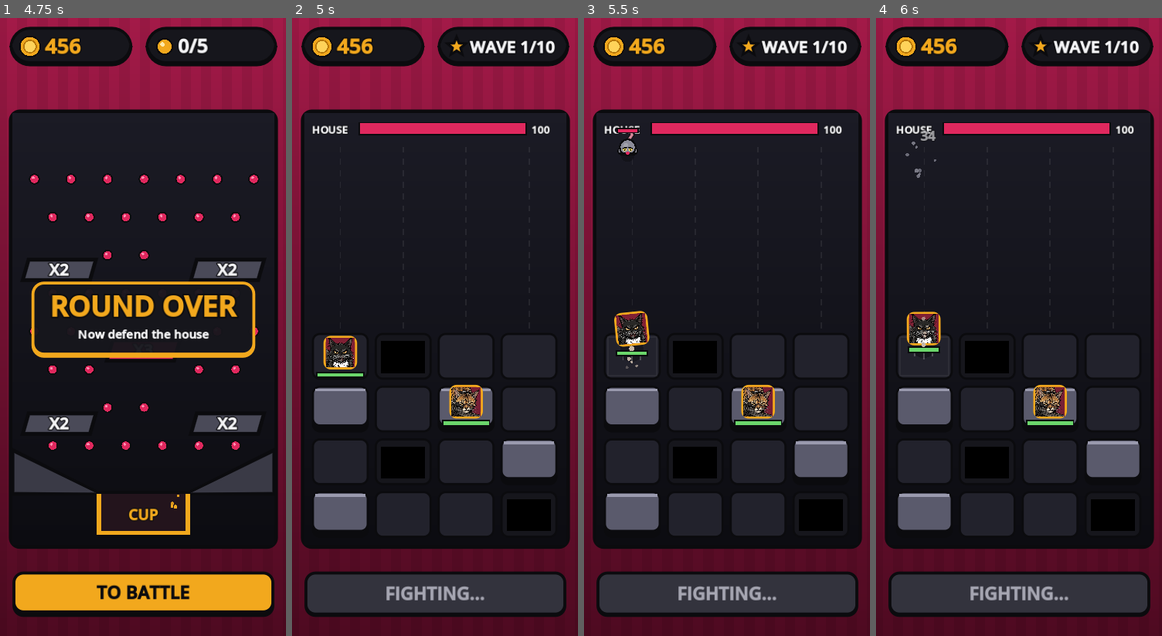
Above: before the commit, frames 1-4 (left to right).
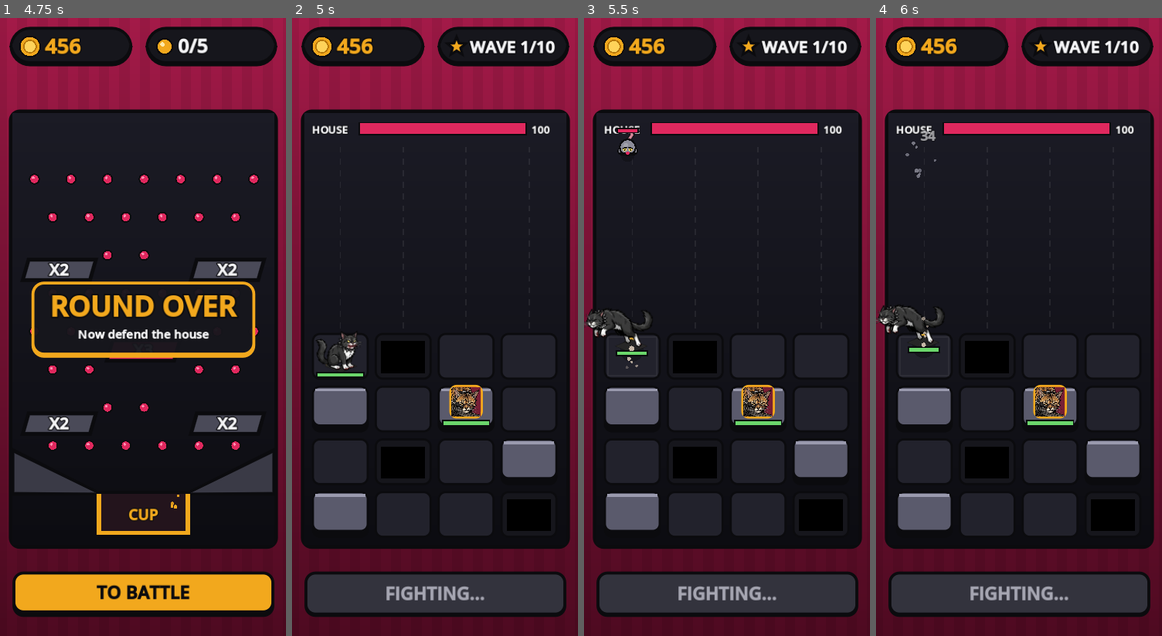
Above: after the commit, the same moments.

Repository: hdunlop310/pocket-arcade
Game: Godot game, scene res://tests/test_game.tscn
The game is run twice, just before and just after one commit, with the same random seed, the same clock (stepped at 60 frames per second) and the same inputs. This scene is started directly instead of the project's main scene.
Inputs (mouse positions are in pixels of both pictures, inside the frame that each line leads up to):
- Up to frame 1 (4.75 s): tap Enter (ui_accept) at 0.5, 0.77, 3.77 s; move the mouse to (205, 296) at 0.52 s; click (205, 296) at 0.67 s; drag from (85, 357) to (225, 271) at 1.27 s; move the mouse to (171, 191) at 2.02 s; click (171, 191) at 2.17 s; drag from (128, 450) to (225, 271) at 2.77 s; move the mouse to (228, 419) at 3.52 s; click (228, 419) at 3.67 s; drag from (57, 234) to (60, 425) at 4.27 s
- Up to frame 2 (5 s): no input
- Up to frame 3 (5.5 s): move the mouse to (741, 327) at 5.02 s; click (741, 327) at 5.17 s
- Up to frame 4 (6 s): drag from (976, 172) to (936, 425) at 5.77 s

Frame 1 is identical in both runs. In frame 2, 0.6% of the frame differs, in the area x 8-25%, y 51-57%; in frame 3, 0.8%; in frame 4, 0.8%, in the area x 0-24%, y 46-56%.

Commit message:
Macho action sprites from the owner's attack sheet
tools/extract_sheet.gd cuts an 8-frame AI sheet into an aligned atlas (flat grey background and
perch tile removed); art_src/ keeps the source sheet outside Godot's importer. Macho now draws
from games/catdrop/art/macho_anim.png: gallop frames while running, lunge, swipe/bite (alternating),
impact and landing on each attack, flipped to face the target. Cats without an atlas keep the
portrait card.

Co-Authored-By: Claude Sonnet 5.5 <noreply@anthropic.com>

Diff:
--- a/games/catdrop/battle.gd
+++ b/games/catdrop/battle.gd
@@ -52,6 +52,12 @@
 const CHARGE_GAP := 36.0            # it stops this far from the mouse it is fighting
 const MELEE_CONTACT := 52.0         # a melee cat hits any mouse within this distance
 const COST_GROWTH := 1.35
+
+# Action sprites (art_src/*.webp -> tools/extract_sheet.gd -> art/<cat>_anim.png): 4 x 2 cells of ANIM_CELL,
+# every frame aligned on ANIM_ANCHOR (the ground point under the cat). Cats without an atlas use their portrait card.
+const ANIM_CELL := Vector2(160.0, 112.0)
+const ANIM_ANCHOR := Vector2(80.0, 84.0)
+const ANIM_COLS := 4
 const MAX_CAT_LEVEL := 5
 const LEVEL_STAT_STEP := 0.2        # each cat level adds this much to health and damage (level 1 = x1.0)
 const LEVEL_COST_FACTOR := 2.0      # level-up cost = base cost * this * LEVEL_COST_GROWTH ^ (level - 1)
@@ -99,6 +105,7 @@
 
 var rng := RandomNumberGenerator.new()
 var textures := {}
+var anim_tex := {}   # cat key -> action sprite atlas
 var fx := Fx.new()
 var slashes: Array = []   # {pos, t}: melee slash arcs
 
@@ -110,6 +117,9 @@
 		var path := "res://games/catdrop/art/%s.png" % k
 		if ResourceLoader.exists(path):
 			textures[k] = load(path)
+		var anim_path := "res://games/catdrop/art/%s_anim.png" % k
+		if ResourceLoader.exists(anim_path):
+			anim_tex[k] = load(anim_path)
 
 
 func _init_grid() -> void:
@@ -281,7 +291,7 @@
 		else:
 			var key: String = grid[i]
 			var hp: float = float(CAT_TYPES[key]["hp"]) * level_mult(key)
-			cats.append({"key": key, "hp": hp, "max": hp, "cd": 0.4, "alive": true, "x": tile_center(i).x, "y": tile_center(i).y, "target": null, "atk_t": 9.0, "phase": 0.0, "dust": 0.0, "moving": false})
+			cats.append({"key": key, "hp": hp, "max": hp, "cd": 0.4, "alive": true, "x": tile_center(i).x, "y": tile_center(i).y, "target": null, "face": 1.0, "n_atk": 0, "atk_t": 9.0, "phase": 0.0, "dust": 0.0, "moving": false})
 	enemies.clear()
 	tracers.clear()
 	floaters.clear()
@@ -388,6 +398,8 @@
 		var tp := Vector2(float(target["x"]), float(target["y"]))
 		var gap := pos.distance_to(tp)
 		goal = pos if gap <= CHARGE_GAP else tp + (pos - tp).normalized() * CHARGE_GAP
+		if absf(tp.x - pos.x) > 4.0:
+			cat["face"] = signf(tp.x - pos.x)
 		if gap <= MELEE_CONTACT and int(target["held_by"]) < 0:
 			target["held_by"] = i
 	var np := pos.move_toward(goal, CHARGE_SPEED * dt)
@@ -496,6 +508,7 @@
 		target["hp"] = float(target["hp"]) - dmg
 		cat["cd"] = float(def["interval"])
 		cat["atk_t"] = 0.0
+		cat["n_atk"] = int(cat["n_atk"]) + 1
 		if def["kind"] == "melee":
 			slashes.append({"pos": Vector2(float(target["x"]), float(target["y"])), "t": 0.2})
 		var from := cat_pos(i)
@@ -634,9 +647,46 @@
 		draw_rect(rect, Color(0.0, 0.0, 0.0, 0.6))
 
 
+func _sprite_frame(cat: Dictionary) -> int:
+	# Which atlas frame: idle 0, wind-up 1, lunge 2, swipe 3, bite 4, impact 5, retreat 6, landing 7.
+	var atk := float(cat["atk_t"])
+	if atk < 0.41:
+		if atk < 0.07:
+			return 2
+		if atk < 0.17:
+			return 3 if int(cat["n_atk"]) % 2 == 1 else 4
+		if atk < 0.25:
+			return 5
+		if atk < 0.33:
+			return 6
+		return 7
+	if cat["moving"]:
+		return 2 if int(float(cat["phase"]) / 3.0) % 2 == 0 else 6   # gallop: stretched out, then gathered
+	return 0
+
+
+func _draw_cat_sprite(i: int, center: Vector2, dead: bool) -> void:
+	var key: String = grid[i]
+	var cat = cats[i] if active and cats.size() == COLS * ROWS else null
+	var frame := 0
+	var face := 1.0
+	if cat != null:
+		face = float(cat["face"])
+		if not dead:
+			frame = _sprite_frame(cat)
+	var ground := center + Vector2(0.0, 18.0)
+	var src := Rect2(Vector2(float(frame % ANIM_COLS) * ANIM_CELL.x, float(frame / ANIM_COLS) * ANIM_CELL.y), ANIM_CELL)
+	draw_set_transform(ground, 0.0, Vector2(face, 1.0))
+	draw_texture_rect_region(anim_tex[key], Rect2(-ANIM_ANCHOR, ANIM_CELL), src, Color(1.0, 1.0, 1.0, 0.4) if dead else Color.WHITE)
+	draw_set_transform(Vector2.ZERO, 0.0, Vector2.ONE)
+
+
 func _draw_cat_anim(i: int, center: Vector2, dead: bool) -> void:
 	# A cat card with simple procedural animation: bob and lean while running, lunge and pop on attack.
 	var key: String = grid[i]
+	if anim_tex.has(key):
+		_draw_cat_sprite(i, center, dead)
+		return
 	var cat = cats[i] if active and cats.size() == COLS * ROWS else null
 	var off := Vector2.ZERO
 	var rot := 0.0
--- a/tests/test_game.gd
+++ b/tests/test_game.gd
@@ -232,7 +232,7 @@
 	check("he goes to mice in other lanes, not just his own", max_side > 60.0)
 	check("a mouse he has hold of stops advancing", held_seen and held_still)
 	check("Macho alone clears wave 1 by fighting mice up the field", bt.house_hp > 0.0 and bt.wave == 2)
-	bt.cats[8] = {"key": "macho", "hp": 100.0, "max": 100.0, "cd": 5.0, "alive": true, "x": home.x + 50.0, "y": home.y - 150.0, "target": null, "atk_t": 9.0, "phase": 0.0, "dust": 0.0, "moving": false}
+	bt.cats[8] = {"key": "macho", "hp": 100.0, "max": 100.0, "cd": 5.0, "alive": true, "x": home.x + 50.0, "y": home.y - 150.0, "target": null, "face": 1.0, "n_atk": 0, "atk_t": 9.0, "phase": 0.0, "dust": 0.0, "moving": false}
 	bt.enemies = []
 	bt.spawn_queue = ["mouse"]
 	bt.spawn_timer = 1000.0
--- /dev/null
+++ b/tools/extract_sheet.gd
@@ -0,0 +1,235 @@
+extends SceneTree
+# Cuts an AI-generated 8-frame action sheet (2 columns x 4 rows, labels above each frame, flat grey
+# background, yellow perch tile under the cat) into a game atlas. Not needed at game time.
+#
+#   GODOT --headless --path . --script tools/extract_sheet.gd -- macho
+#   GODOT --headless --path . --script tools/extract_sheet.gd -- rosette
+#
+# Per frame: make the grey background transparent, delete the label text, keep the cat (and anything
+# attached or close to it, like a muzzle flash), erase the perch tile, scale down, and place the
+# frame in a fixed-size atlas cell so the spot where the perch was (the ground under the cat) lands on
+# the same pixel in every frame. Output: games/catdrop/art/<name>_anim.png, 4 columns x 2 rows, in
+# sheet order. Sources live in art_src/ (ignored by Godot's importer).
+#   macho:   1 idle, 2 wind-up, 3 lunge, 4 claw swipe, 5 furious bite, 6 impact, 7 retreat, 8 landing
+#   rosette: 1 idle, 2 aiming, 3 the shot, 4 recoil, 5 bolt pull, 6 bolt push, 7 target lock, 8 return to idle
+
+const SHEETS := {
+	"macho": "res://art_src/macho_attack_sheet.webp",
+	"rosette": "res://art_src/rosette_attack_sheet.webp",
+}
+const CELL := Vector2i(160, 112)
+const ANCHOR := Vector2i(80, 84)     # where the ground point sits in every cell
+const SCALE := 0.32
+const COLS := 4
+# Label rows on the sheet (y ranges); art rows are split halfway between them.
+const LABEL_BANDS := [Vector2i(20, 66), Vector2i(262, 308), Vector2i(508, 556), Vector2i(745, 795)]
+const ROW_SPLITS := [264, 520, 762]
+const COL_SPLIT := 343
+# Frames where effects or the tail hide the perch: its centre by hand, in sheet pixels, per sheet.
+const ANCHOR_OVERRIDES := {
+	"macho": {3: Vector2(460.0, 467.0), 7: Vector2(503.0, 962.0)},
+}
+
+
+func lum(c: Color) -> float:
+	return 0.299 * c.r + 0.587 * c.g + 0.114 * c.b
+
+
+func is_bg(c: Color) -> bool:
+	return absf(c.r - 0.23) < 0.05 and absf(c.g - 0.23) < 0.05 and absf(c.b - 0.23) < 0.05
+
+
+# The perch outline colour: a warm yellow-orange, including its darker anti-aliased edge. Tuned by ratios
+# so fur (more orange), eyes (more yellow), cream bellies and blood (red) do not match.
+func is_perch(c: Color) -> bool:
+	if c.a < 0.5 or c.r < 0.5:
+		return false
+	var gr := c.g / c.r
+	return gr >= 0.70 and gr <= 0.90 and c.b / c.r < 0.5
+
+
+func components(mask: PackedByteArray, w: int, h: int) -> Array:
+	var seen := PackedByteArray()
+	seen.resize(w * h)
+	var out: Array = []
+	for y in h:
+		for x in w:
+			if mask[y * w + x] == 0 or seen[y * w + x] == 1:
+				continue
+			var px: Array[Vector2i] = []
+			var stack: Array[Vector2i] = [Vector2i(x, y)]
+			seen[y * w + x] = 1
+			var r := Rect2i(x, y, 1, 1)
+			while not stack.is_empty():
+				var p: Vector2i = stack.pop_back()
+				px.append(p)
+				r = r.expand(p)
+				for d in [Vector2i(1, 0), Vector2i(-1, 0), Vector2i(0, 1), Vector2i(0, -1)]:
+					var q: Vector2i = p + d
+					if q.x >= 0 and q.y >= 0 and q.x < w and q.y < h and mask[q.y * w + q.x] == 1 and seen[q.y * w + q.x] == 0:
+						seen[q.y * w + q.x] = 1
+						stack.append(q)
+			r.size += Vector2i.ONE
+			out.append({"pixels": px, "rect": r})
+	return out
+
+
+func cell_of(r: Rect2i) -> int:
+	var c := r.get_center()
+	var row := 0
+	for s in ROW_SPLITS:
+		if c.y >= s:
+			row += 1
+	return row * 2 + (0 if c.x < COL_SPLIT else 1)
+
+
+func in_label_band(r: Rect2i) -> bool:
+	for b in LABEL_BANDS:
+		if r.position.y >= b.x and r.end.y <= b.y:
+			return true
+	return false
+
+
+func _init() -> void:
+	var args := OS.get_cmdline_user_args()
+	var name: String = args[0] if args.size() > 0 else "macho"
+	if not SHEETS.has(name):
+		push_error("unknown sheet " + name)
+		quit(1)
+		return
+	var img := Image.new()
+	if img.load(ProjectSettings.globalize_path(SHEETS[name])) != OK:
+		push_error("cannot load " + SHEETS[name])
+		quit(1)
+		return
+	img.convert(Image.FORMAT_RGBA8)
+	var w := img.get_width()
+	var h := img.get_height()
+
+	# 1. everything that is not the flat grey background. Only grey connected to the border counts as
+	# background: the cat's dark fur is nearly the same grey, but the black outline walls it off.
+	var outside := PackedByteArray()
+	outside.resize(w * h)
+	var flood: Array[Vector2i] = []
+	for x in w:
+		flood.append(Vector2i(x, 0))
+		flood.append(Vector2i(x, h - 1))
+	for y in h:
+		flood.append(Vector2i(0, y))
+		flood.append(Vector2i(w - 1, y))
+	while not flood.is_empty():
+		var p: Vector2i = flood.pop_back()
+		if p.x < 0 or p.y < 0 or p.x >= w or p.y >= h or outside[p.y * w + p.x] == 1 or not is_bg(img.get_pixelv(p)):
+			continue
+		outside[p.y * w + p.x] = 1
+		for d in [Vector2i(1, 0), Vector2i(-1, 0), Vector2i(0, 1), Vector2i(0, -1)]:
+			flood.append(p + d)
+	var solid := PackedByteArray()
+	solid.resize(w * h)
+	for i in w * h:
+		solid[i] = 1 - outside[i]
+
+	# 2. pieces: drop label text, group the rest by cell
+	var per_cell: Array = []
+	for n in 8:
+		per_cell.append([])
+	for c in components(solid, w, h):
+		if in_label_band(c["rect"]) or c["pixels"].size() < 12:
+			continue
+		per_cell[cell_of(c["rect"])].append(c)
+
+	var rows := 2
+	var atlas := Image.create(CELL.x * COLS, CELL.y * rows, false, Image.FORMAT_RGBA8)
+	for n in 8:
+		var comps: Array = per_cell[n]
+		if comps.is_empty():
+			push_error("frame %d has no pixels" % (n + 1))
+			continue
+		var main: Dictionary = comps[0]
+		for c in comps:
+			if c["pixels"].size() > main["pixels"].size():
+				main = c
+		var keep_rect: Rect2i = (main["rect"] as Rect2i).grow(30)
+		var bounds: Rect2i = main["rect"]
+		var kept: Array = []
+		for c in comps:
+			if c == main or keep_rect.intersects(c["rect"]):
+				kept.append(c)
+				bounds = bounds.merge(c["rect"])
+		var fw := bounds.size.x
+		var fh := bounds.size.y
+		var frame := Image.create(fw, fh, false, Image.FORMAT_RGBA8)
+		for c in kept:
+			for p in c["pixels"]:
+				frame.set_pixel(p.x - bounds.position.x, p.y - bounds.position.y, img.get_pixelv(p))
+
+		# 3. the perch: find the outline, remember its centre, erase outline, fringe and dark fill
+		var perch_mask := PackedByteArray()
+		perch_mask.resize(fw * fh)
+		for y in fh:
+			for x in fw:
+				perch_mask[y * fw + x] = 1 if is_perch(frame.get_pixel(x, y)) else 0
+		var perch: Array[Vector2] = []
+		var perch_px: Array[Vector2i] = []
+		for c in components(perch_mask, fw, fh):
+			if c["pixels"].size() >= 150:
+				for p in c["pixels"]:
+					perch.append(Vector2(p))
+					perch_px.append(p)
+		var anchor := Vector2(fw * 0.5, fh * 0.88)
+		if not perch.is_empty():
+			var hull := Geometry2D.convex_hull(PackedVector2Array(perch))
+			# The centre of the perch's bounding box. (A centroid drifts when the cat or its tail hides part of it.)
+			var hb := Rect2(hull[0], Vector2.ZERO)
+			for hp in hull:
+				hb = hb.expand(hp)
+			anchor = Vector2(hb.get_center().x, hb.end.y - 0.22 * hb.size.x)
+			# "cat" pixels: not very dark and not perch-coloured
+			var cat := PackedByteArray()
+			cat.resize(fw * fh)
+			for y in fh:
+				for x in fw:
+					var c := frame.get_pixel(x, y)
+					cat[y * fw + x] = 1 if c.a > 0.5 and lum(c) > 0.12 and not is_perch(c) else 0
+			# erase the outline plus a 2px fringe of anti-aliased edge pixels around it
+			for p in perch_px:
+				for dy in range(-2, 3):
+					for dx in range(-2, 3):
+						var q := p + Vector2i(dx, dy)
+						if q.x >= 0 and q.y >= 0 and q.x < fw and q.y < fh:
+							frame.set_pixelv(q, Color(0, 0, 0, 0))
+							cat[q.y * fw + q.x] = 0
+			# erase the dark tile fill inside the outline, but keep dark outline pixels hugging the cat
+			for y in fh:
+				for x in fw:
+					var c := frame.get_pixel(x, y)
+					if c.a < 0.5 or lum(c) > 0.12 or not Geometry2D.is_point_in_polygon(Vector2(x, y), hull):
+						continue
+					var near_cat := false
+					for dy in range(-2, 3):
+						for dx in range(-2, 3):
+							var qx := x + dx
+							var qy := y + dy
+							if qx >= 0 and qy >= 0 and qx < fw and qy < fh and cat[qy * fw + qx] == 1:
+								near_cat = true
+					if not near_cat:
+						frame.set_pixel(x, y, Color(0, 0, 0, 0))
+
+		if ANCHOR_OVERRIDES.has(name) and ANCHOR_OVERRIDES[name].has(n):
+			anchor = ANCHOR_OVERRIDES[name][n] - Vector2(bounds.position)
+
+		# 4. scale and place so the perch centre lands on ANCHOR
+		frame.resize(int(round(fw * SCALE)), int(round(fh * SCALE)), Image.INTERPOLATE_LANCZOS)
+		var origin := Vector2i((n % COLS) * CELL.x, (n / COLS) * CELL.y)
+		var dst := ANCHOR - Vector2i(anchor * SCALE)
+		var placed := Rect2i(dst, frame.get_size())
+		if not Rect2i(Vector2i.ZERO, CELL).encloses(placed):
+			print("WARNING frame ", n + 1, " does not fit its cell: ", placed)
+		var sub := Image.create(CELL.x, CELL.y, false, Image.FORMAT_RGBA8)
+		sub.blend_rect(frame, Rect2i(Vector2i.ZERO, frame.get_size()), dst)
+		atlas.blend_rect(sub, Rect2i(Vector2i.ZERO, CELL), origin)
+		print("frame ", n + 1, " pieces ", kept.size(), " sheet anchor ", anchor + Vector2(bounds.position), " placed ", placed)
+	var out := "res://games/catdrop/art/%s_anim.png" % name
+	atlas.save_png(ProjectSettings.globalize_path(out))
+	print("saved ", out, " ", atlas.get_size())
+	quit()
Not shown, added: art_src/.gdignore
Binary file added: art_src/macho_attack_sheet.webp
Binary file added: games/catdrop/art/macho_anim.png
Not shown, added: games/catdrop/art/macho_anim.png.import
Not shown, added: tools/extract_sheet.gd.uid
